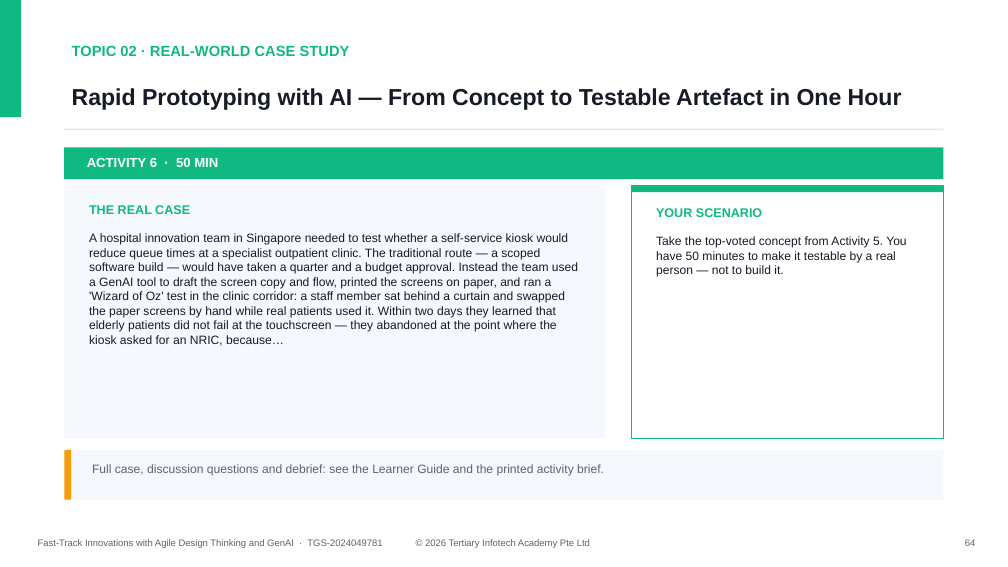
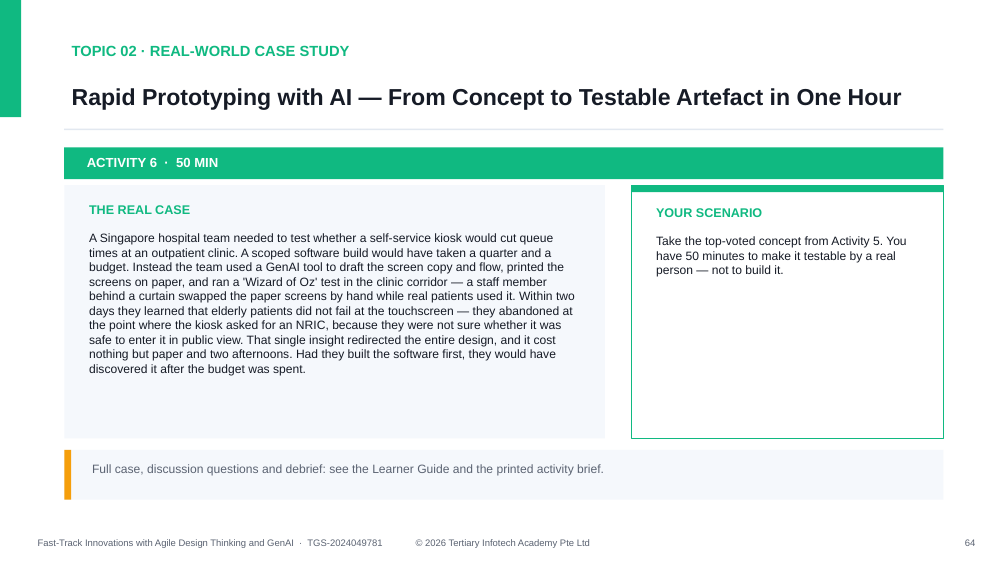
Before and after one commit to tertiarycourses/TGS-2024049781-Fast-Track-Innovations-with-Agile-Design-Thinking-and-Generative-AI, a slide deck: slide 64 of courseware/Fast-Track Innovations with Agile Design Thinking and GenAI-v4.0.pptx. Drawn at 1008x567 pixels with LibreOffice and Linux fonts; fonts in the diff are those of the drawing. Boxes give left, top, right and bottom in pixels: in the first picture for what was removed or moved away, otherwise in the second. Text is boxed around its words. In the diff, an @@ line names an element or a change of style, - is before the commit and + after.

```diff
--- a/courseware/Fast-Track Innovations with Agile Design Thinking and GenAI-v4.0.pptx
+++ b/courseware/Fast-Track Innovations with Agile Design Thinking and GenAI-v4.0.pptx
@@ text at [89,233,575,375]: text changed @@
-A hospital innovation team in Singapore needed to test whether a self-service kiosk would reduce queue times at a specialist outpatient clinic. The traditional route — a scoped software build — would have taken a quarter and a budget approval. Instead the team used a GenAI tool to draft the screen copy and flow, printed the screens on paper, and ran a 'Wizard of Oz' test in the clinic corridor: a staff member sat behind a curtain and swapped the paper screens by hand while real patients used it. Within two days they learned that elderly patients did not fail at the touchscreen — they abandoned at the point where the kiosk asked for an NRIC, because…
+A Singapore hospital team needed to test whether a self-service kiosk would cut queue times at an outpatient clinic. A scoped software build would have taken a quarter and a budget. Instead the team used a GenAI tool to draft the screen copy and flow, printed the screens on paper, and ran a 'Wizard of Oz' test in the clinic corridor — a staff member behind a curtain swapped the paper screens by hand while real patients used it. Within two days they learned that elderly patients did not fail at the touchscreen — they abandoned at the point where the kiosk asked for an NRIC, because they were not sure whether it was safe to enter it in public view. That single insight redirected the entire design, and it cost nothing but paper and two afternoons. Had they built the software first, they would have discovered it after the budget was spent.
```
Also in this commit, not shown: 15 other slides changed, 30 other files.
